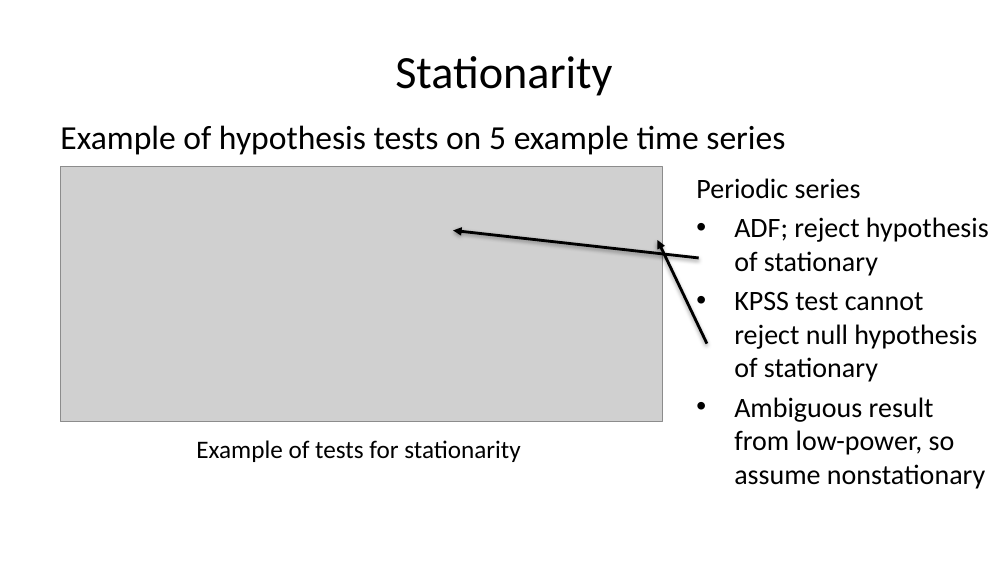
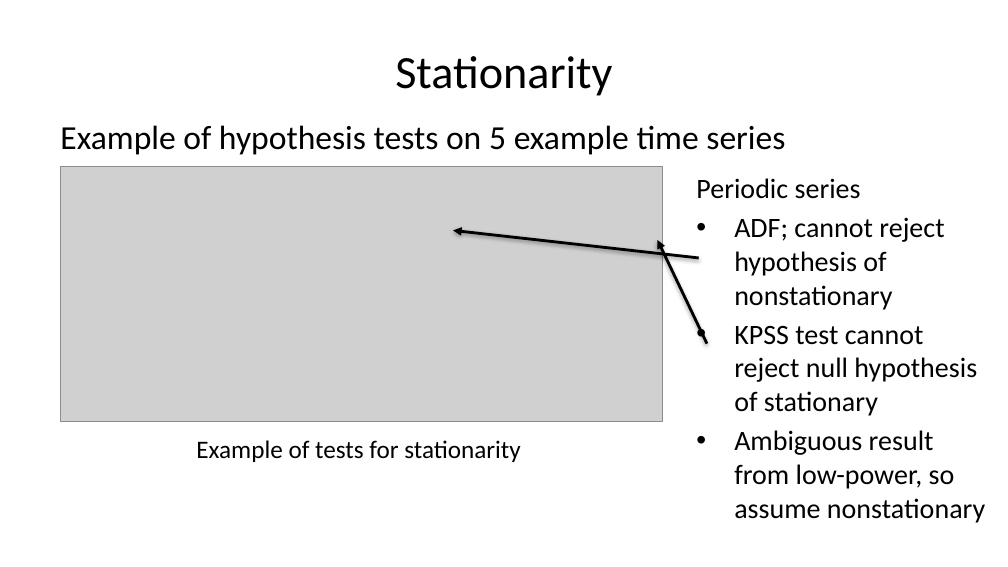
Before and after one commit to StephenElston/CSCI-E-83, a slide deck: slide 68 of LectureSlides/11_PropertiesOfTimeSeries.pptx (slide 67 before the commit). Drawn at 1008x567 pixels with LibreOffice and Linux fonts; fonts in the diff are those of the drawing; grey boxes stand for pictures. Boxes give left, top, right and bottom in pixels: in the first picture for what was removed or moved away, otherwise in the second. Text is boxed around its words. In the diff, an @@ line names an element or a change of style, - is before the commit and + after.

```diff
--- a/LectureSlides/11_PropertiesOfTimeSeries.pptx
+++ b/LectureSlides/11_PropertiesOfTimeSeries.pptx
@@ text at (734,217,944,310): text changed @@
-• ADF; reject hypothesis of stationary
+• ADF; cannot reject hypothesis of nonstationary
```
Also in this commit, not shown: 12 other slides changed, 2 slides added.
